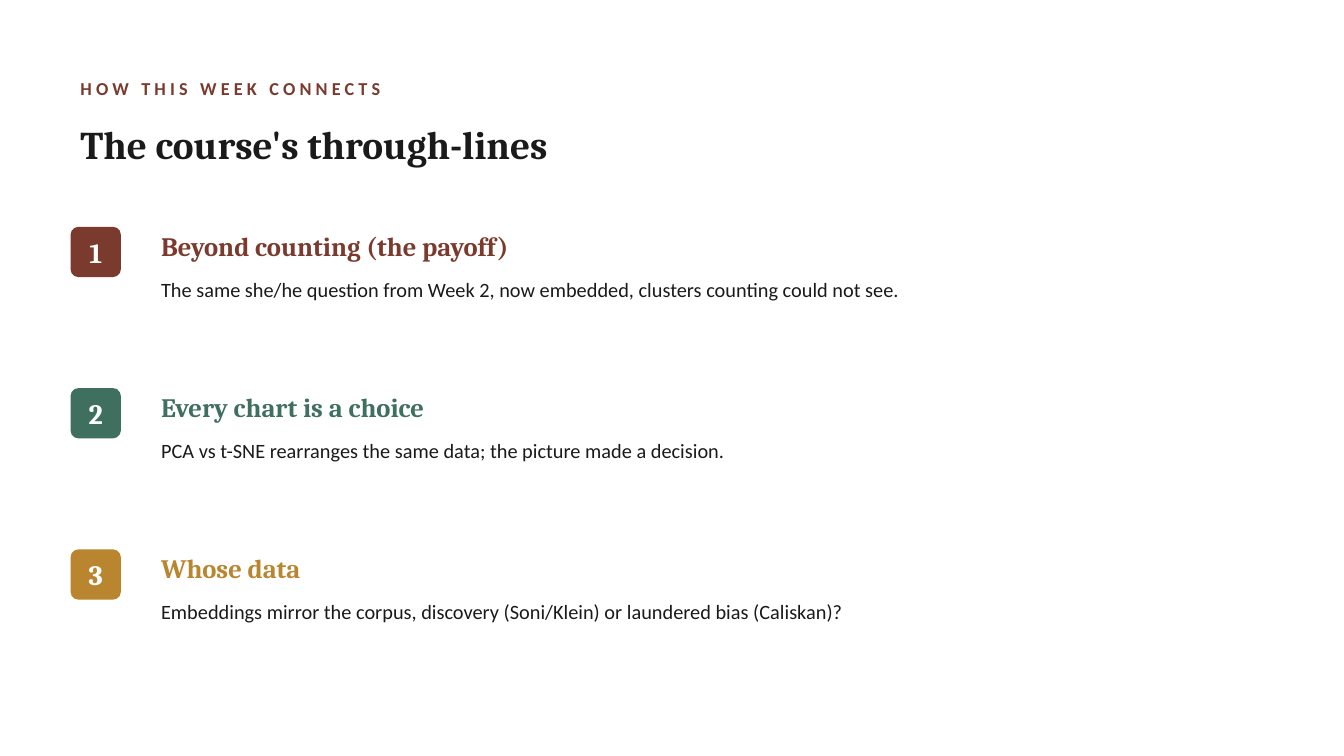
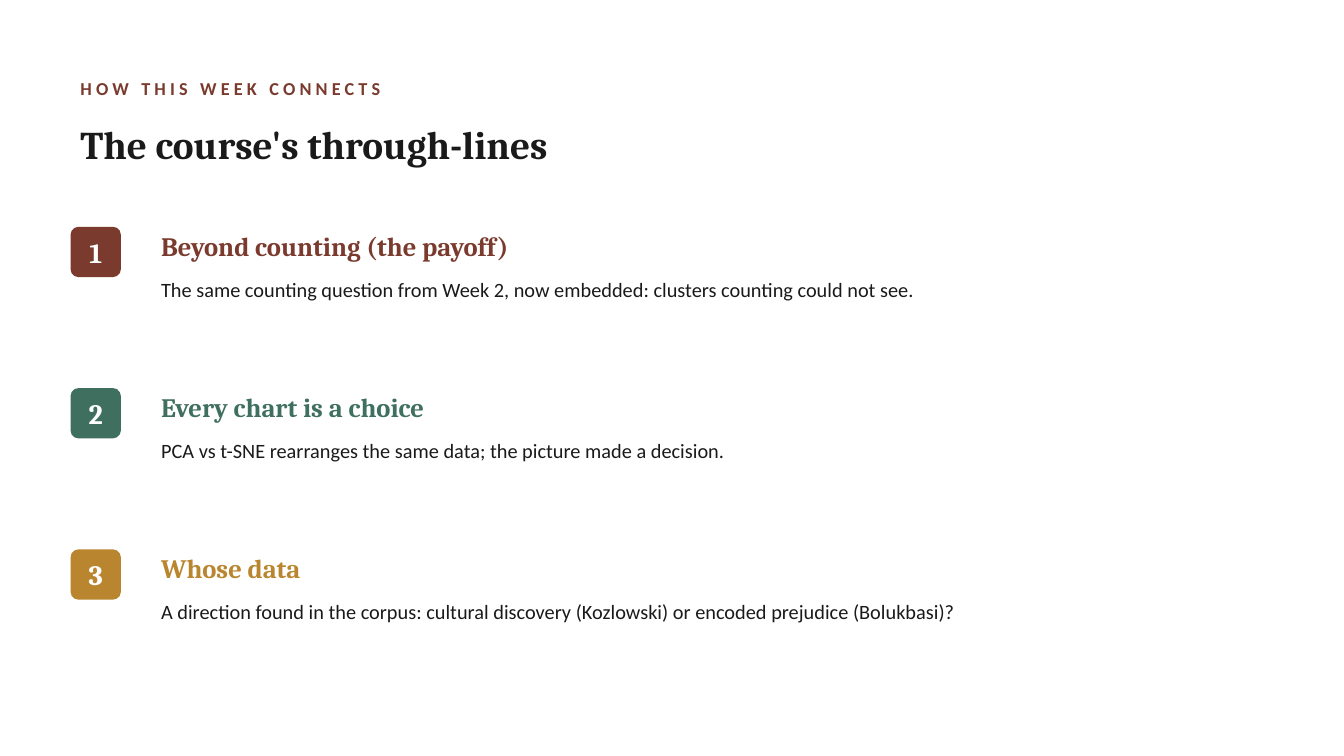
Before and after one commit to lucianli123/culture-as-data-2026, a slide deck: slide 7 of slides/pptx/week-05.pptx. Drawn at 1344x756 pixels with LibreOffice and Linux fonts; fonts in the diff are those of the drawing. Boxes give left, top, right and bottom in pixels: in the first picture for what was removed or moved away, otherwise in the second. Text is boxed around its words. In the diff, an @@ line names an element or a change of style, - is before the commit and + after.

```diff
--- a/slides/pptx/week-05.pptx
+++ b/slides/pptx/week-05.pptx
@@ text at (x1=161, y1=283, x2=913, y2=301): text changed @@
-The same she/he question from Week 2, now embedded, clusters counting could not see.
+The same counting question from Week 2, now embedded: clusters counting could not see.
@@ text at (x1=161, y1=604, x2=954, y2=623): text changed @@
-Embeddings mirror the corpus, discovery (Soni/Klein) or laundered bias (Caliskan)?
+A direction found in the corpus: cultural discovery (Kozlowski) or encoded prejudice (Bolukbasi)?
```
Also in this commit, not shown: 4 other slides changed, 50 other files.
